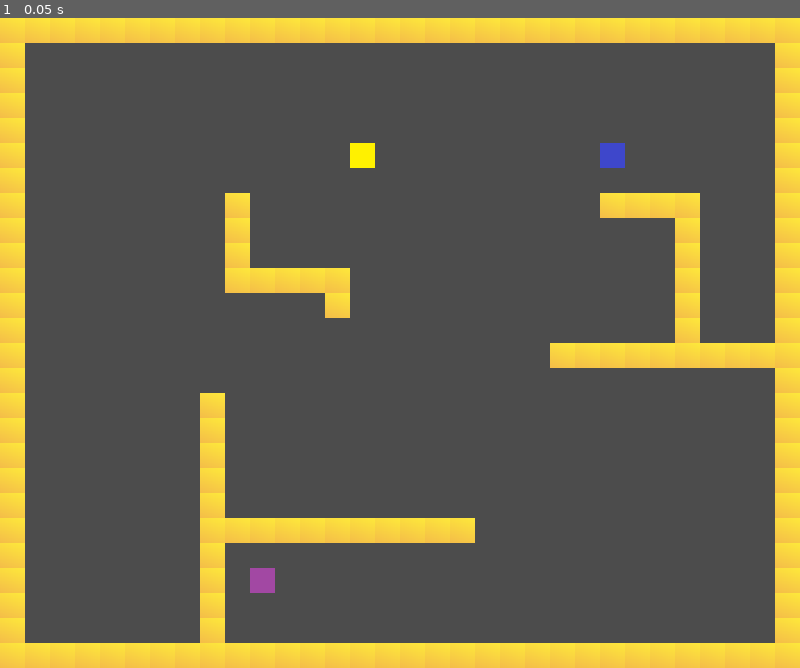
Above: before the commit, frame 1.
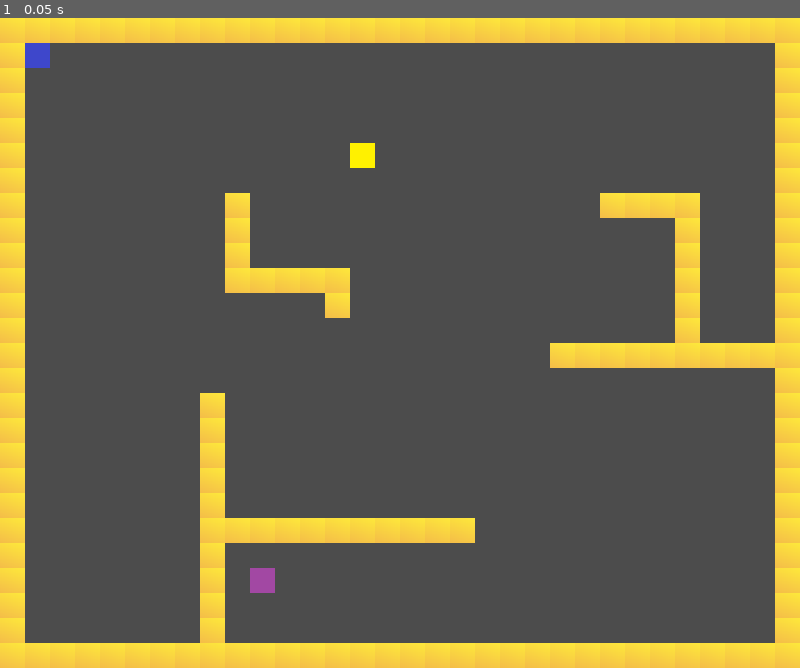
Above: after the commit, the same moment.

Repository: JacobBas/gmtk2021-godot
Game: Godot game, scene res://refactorme/SandboxLevel.tscn
Two runs of this game, one before a commit and one after it. Both use one fixed random seed, a clock stepped at 60 frames per second and the inputs below.
Inputs:
- Up to frame 1 (0.05 s): no input

The runs differ from the first frame. In frame 1, 0.2% of the frame differs, in the area x 3-79%, y 3-24%.

Commit message:
collision stuff

Diff:
--- a/refactorme/Conjoined_Player.gd
+++ b/refactorme/Conjoined_Player.gd
@@ -4,6 +4,7 @@
 var tile_size : int = 32
 var last_press: String = ""
 var walls : Array
+var index : Vector2
 
 var inputs_trans = {
 	"Arrow_Right": ["WASD_Right", Vector2.RIGHT],
@@ -36,10 +37,7 @@
 
 func _unhandled_input(event):
 	walls = self.get_parent().get_node("Walls").get_used_cells()
-	for item in walls:
-		if position == item:
-			print(item)
-
+	index = Vector2((position[0] - 16)/32, (position[1] - 16)/32)
 	# checking the rotational movements
 	for dir in inputs_rotate.keys():
 		if event.is_action_released(dir):
@@ -71,7 +69,9 @@
 			print(last_press)
 			if inputs_trans[dir][0] == last_press:
 				last_press = ""
-				position += inputs_trans[dir][1] * tile_size
+				index += inputs_trans[dir][1]
+				if not (index in walls):
+					position += inputs_trans[dir][1] * tile_size
 				return null
 			else:
 				last_press = dir
--- a/refactorme/SandboxLevel.tscn
+++ b/refactorme/SandboxLevel.tscn
@@ -73,4 +73,4 @@
 position = Vector2( 464, 176 )
 
 [node name="Joined_Player" parent="." instance=ExtResource( 5 )]
-position = Vector2( 784, 176 )
+position = Vector2( 48, 48 )
Not shown: 2 places in refactorme/SandboxLevel.tscn that only renumber resources
